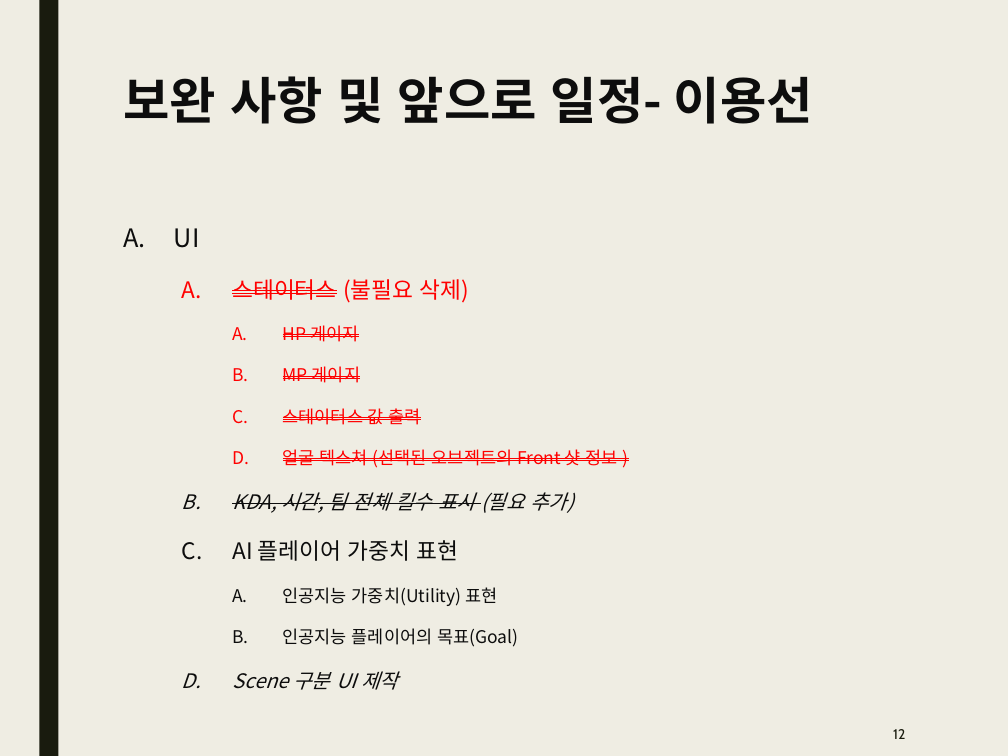
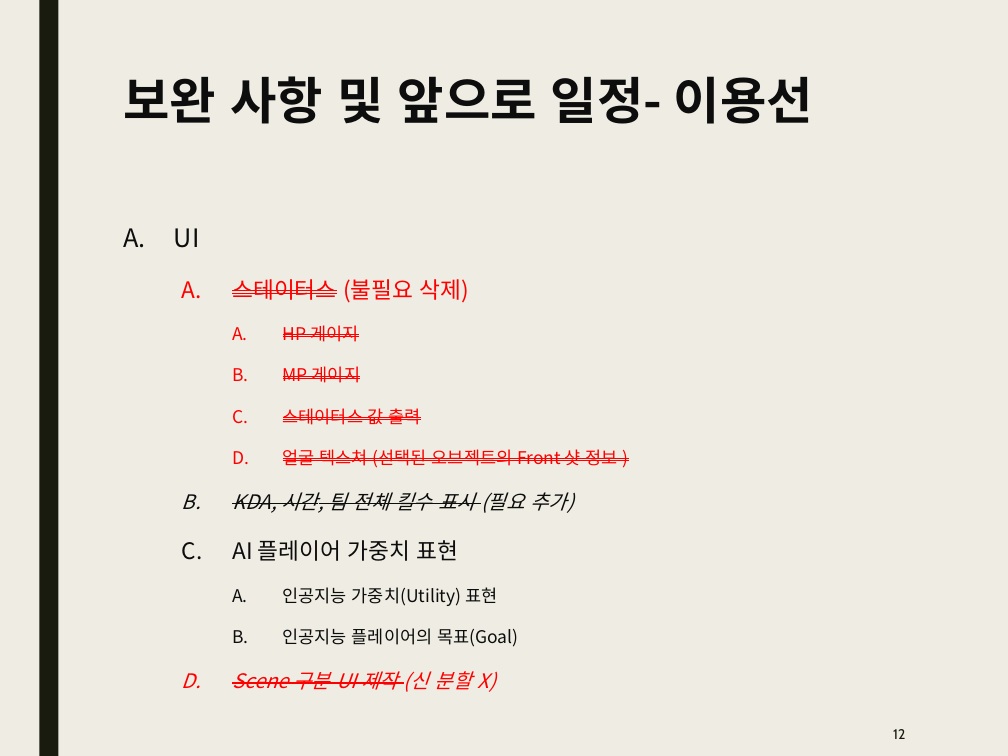
Before and after one commit to Kim2Kang/Documents, a slide deck: slide 12 of 진행사항.pptx. Drawn at 1008x756 pixels with LibreOffice and Linux fonts; fonts in the diff are those of the drawing. Boxes give left, top, right and bottom in pixels: in the first picture for what was removed or moved away, otherwise in the second. Text is boxed around its words. In the diff, an @@ line names an element or a change of style, - is before the commit and + after.

Commit message:
진행사항 ppt 업로드

```diff
--- a/진행사항.pptx
+++ b/진행사항.pptx
@@ text at [232,671,496,692]: text changed; text colour #0D0D0D to #FF0000 @@
-  D. Scene 구분 UI 제작
+  D. Scene 구분 UI 제작 (신 분할 X)
```
Also in this commit, not shown: 3 other slides changed.
